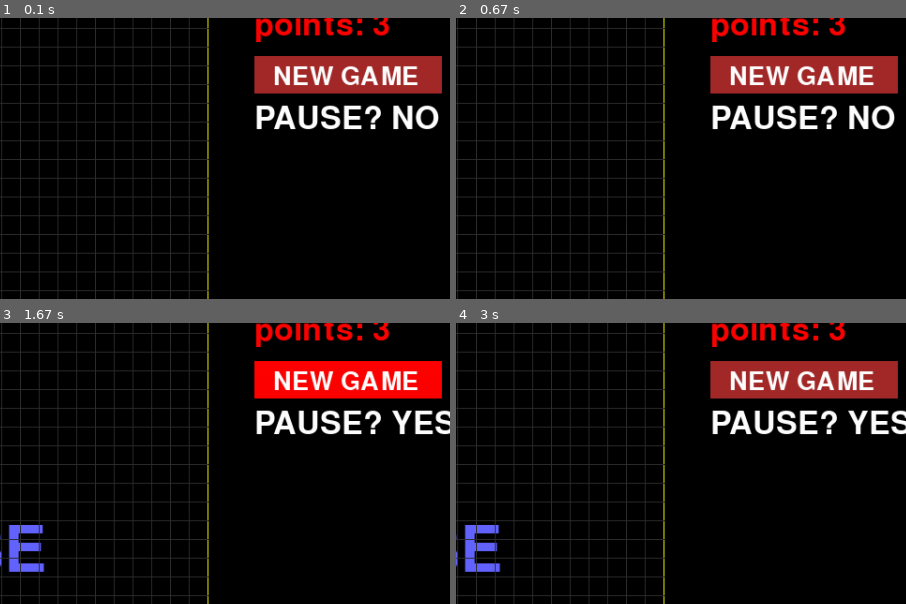
Above: before the commit, frames 1-4 (two rows, left to right).
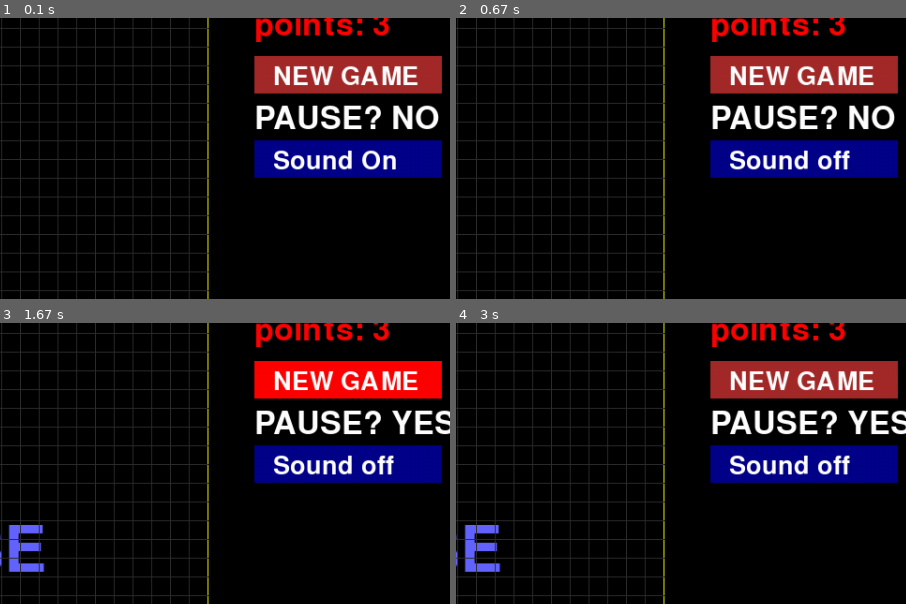
Above: after the commit, the same moments.

Repository: kristaps-m/Snake_Python_OOP
Game: pygame game, started from main.py
Same seed, same stepped clock (60 frames per second), same inputs: the game is played once before the commit and once after it.
Inputs (mouse positions are % of the whole screen's width and height, from its top left):
- Up to frame 1 (0.1 s): no input
- Up to frame 2 (0.67 s): click (78, 37) at 0.42 s, where only the run after the commit has a clickable "Sound On"
- Up to frame 3 (1.67 s): tap Space at 0.83 s; click "NEW GAME" at 1.55 s
- Up to frame 4 (3 s): press the mouse at (33, 88) at 1.93 s; move the mouse to (60, 82) at 2.03 s; release the mouse at (88, 76) at 2.17 s
The pictures show only the part of the screen within x 39-89%, y 12-62%; the shares and areas given below are measured in that part.

The runs differ from the first frame. In frame 1, 5.6% of the frame differs, in the area x 56-99%, y 43-57%; in frame 2, 5.6%; in frame 3, 5.6%; in frame 4, 5.6%.

Commit message:
Add sound on off button to menu.

Diff:
--- a/local_pygame.py
+++ b/local_pygame.py
@@ -5,6 +5,7 @@
 from grid import Grid
 
 NEW_GAME_Y_POSITION = 110
+SOUND_BTN_Y_POSITION = 200
 VERSION_NUMBER_STRING = "v 1.0.0"
 
 class TheGame:
@@ -26,8 +27,10 @@
         self.grid = Grid(self.w, self.h, self.cell_size, self.screen)
         self.sound = mixer.Sound("sounds/njam-[AudioTrimmer.com]_2.ogg")
         self.new_game_button = self.snake.p_rect(self.w + 50, NEW_GAME_Y_POSITION, 200, 40)
+        self.sound_toggle_btn = self.snake.p_rect(self.w + 50, SOUND_BTN_Y_POSITION, 200, 40)
         self.is_mouse_on_ngb = False # ngb = new game button
         self.has_player_made_movement = False
+        self.is_sound_on = True
 
 
     def play_game(self):
@@ -54,6 +57,8 @@
                 if event.type == pygame.MOUSEBUTTONUP:
                     if self.new_game_button.collidepoint(mouse_pos):
                         self.new_game()
+                    if self.sound_toggle_btn.collidepoint(mouse_pos):
+                        self.is_sound_on = not self.is_sound_on
 
             # fill the screen with a color to wipe away anything from last frame
             self.screen.fill("black")
@@ -133,13 +138,17 @@
 
     def draw_right_side_menu_features(self):
         self.render_text(50, "SNAKE GAME!", "white", self.w + 50, 10)
-        # poins (1) -> new game (2) -> pause (3)
+        # poins (1) -> new game (2) -> pause (3) -> sound on/off (4)
         self.render_text(50, f"points: {len(self.snake.tail)}", "red", self.w + 50, 60) # 1
 
         pygame.draw.rect(self.screen, "brown" if not self.is_mouse_on_ngb else "red", self.new_game_button) # 2
         self.render_text(40, "NEW GAME", "white", self.w + 50 + 20, NEW_GAME_Y_POSITION + 9) # 2
 
         self.render_text(50, f"PAUSE? {'YES' if self.pause else 'NO' }", "white", self.w + 50, 160) # 3
+
+        pygame.draw.rect(self.screen, "darkblue", self.sound_toggle_btn) # 4
+        self.render_text(40, f"Sound {'On' if self.is_sound_on else 'off'}", "white", self.w + 50 + 20, SOUND_BTN_Y_POSITION + 9) # 4
+
 
     def movement_and_pause_keyboard_check(self, event):
         if not self.has_player_made_movement:
@@ -167,7 +176,8 @@
         if self.is_game_over():
             self.is_game_over_bool = True
         if self.snake.snake_head_x == self.food.x and self.snake.snake_head_y == self.food.y:
-            self.sound.play()
+            if self.is_sound_on:
+                self.sound.play()
             # If snake head matches foods precise x and y position we make tail longer and generate new food
             self.snake.tail.append((self.food.x, self.food.y))
             self.food.generate_new_food(self.snake)
